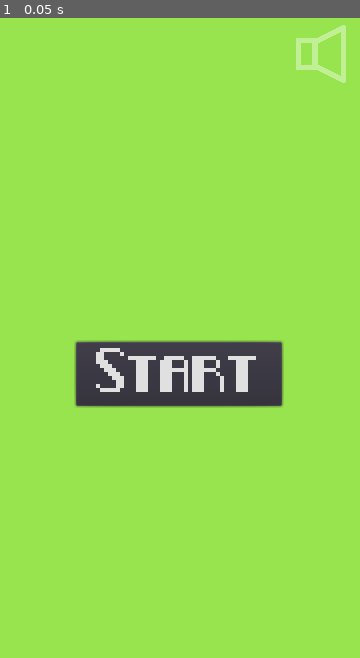
Above: before the commit, frame 1.
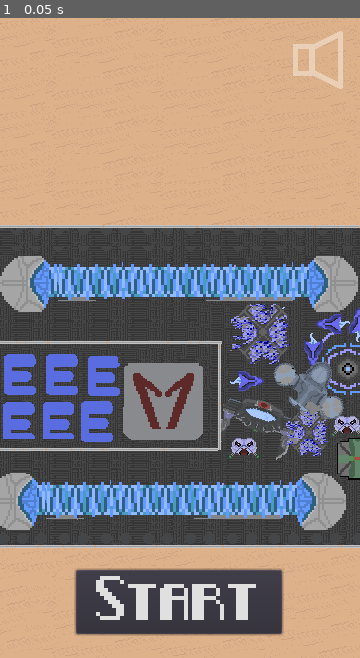
Above: after the commit, the same moment.

Repository: JordonR96/Hyper-Planet
Game: Godot game, scene res://Main.tscn
Same seed, same stepped clock (60 frames per second), same inputs: the game is played once before the commit and once after it. Sound files missing from this copy of the repository are replaced by a short silence.
Inputs:
- Up to frame 1 (0.05 s): no input

The runs differ from the first frame. In frame 1, 98% of the frame differs, in the area x 0-100%, y 0-100%.

Commit message:
Menu screen additions

Diff:
--- a/Main.tscn
+++ b/Main.tscn
@@ -39,10 +39,10 @@
 [node name="SpawnManager" parent="Camera2D/HUD" instance=ExtResource( 3 )]
 
 [node name="StartButton" type="Button" parent="Camera2D/HUD"]
-margin_left = 76.3223
-margin_top = 323.657
-margin_right = 282.322
-margin_bottom = 387.657
+margin_left = 76.4045
+margin_top = 552.158
+margin_right = 282.404
+margin_bottom = 616.158
 custom_fonts/font = SubResource( 1 )
 text = "Start"
 __meta__ = {
@@ -62,10 +62,10 @@
 [node name="GameOver" type="Label" parent="Camera2D/HUD"]
 anchor_top = -0.00110483
 anchor_bottom = -0.00110483
-margin_left = 32.5356
-margin_top = 85.0381
-margin_right = 332.536
-margin_bottom = 256.038
+margin_left = 31.3078
+margin_top = 102.226
+margin_right = 331.308
+margin_bottom = 273.226
 custom_fonts/font = SubResource( 3 )
 text = "
 "
@@ -79,10 +79,10 @@
 texture = ExtResource( 8 )
 
 [node name="MuteButton" type="Button" parent="Camera2D/HUD"]
-margin_left = 283.531
-margin_top = 1.43198
-margin_right = 359.531
-margin_bottom = 71.432
+margin_left = 280.667
+margin_top = 7.15989
+margin_right = 356.667
+margin_bottom = 77.1599
 icon = ExtResource( 9 )
 flat = true
 __meta__ = {
Binary file changed: Art/BG/menu.aseprite
Binary file changed: Art/BG/menu.png
